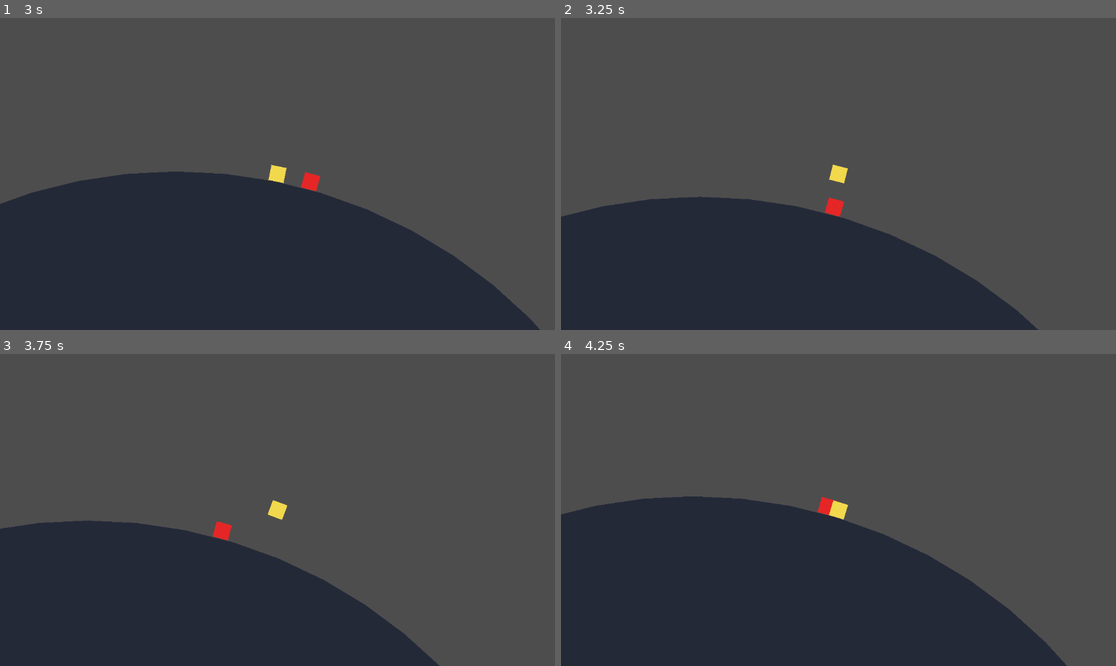
Above: before the commit, frames 1-4 (two rows, left to right).
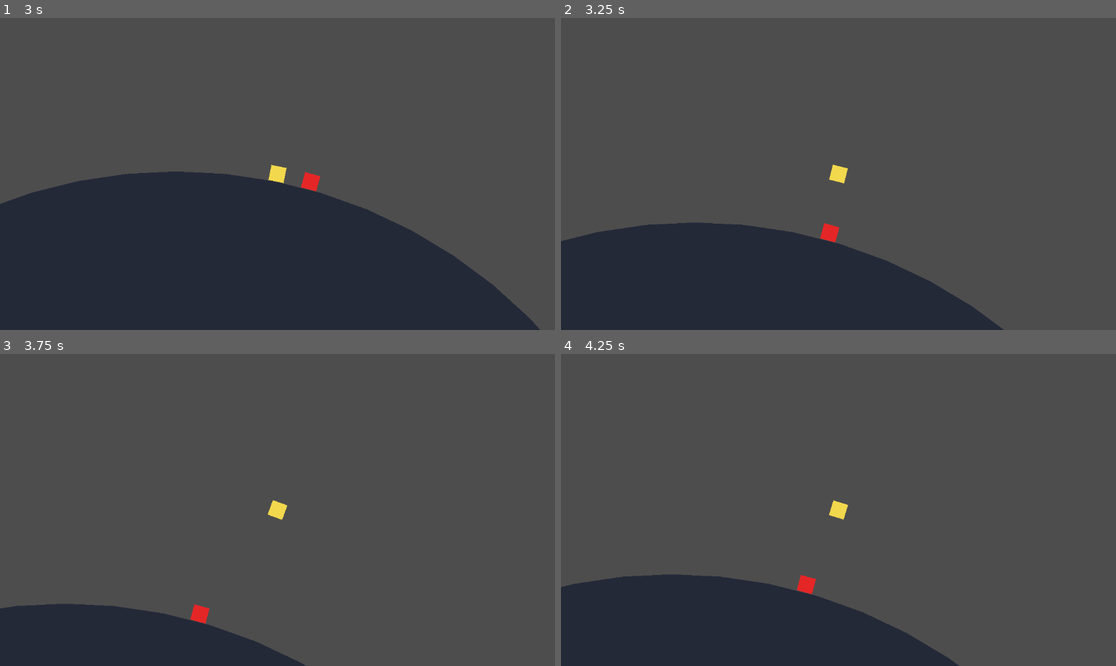
Above: after the commit, the same moments.

Repository: nikita-leonov/gravity
Game: Godot game, scene res://scenes/main.tscn
Same seed, same stepped clock (60 frames per second), same inputs: the game is played once before the commit and once after it.
Inputs:
- Up to frame 1 (3 s): tap Enter (ui_accept) at 0.5, 0.77, 1.52 s; hold Right (ui_right) 0.53-1.28 s; hold Left (ui_left) 1.28-2.03 s; hold Right (ui_right) from 2.03 s (still down)
- Up to frame 2 (3.25 s): keep holding Right (ui_right); tap Enter (ui_accept) at 3.02 s
- Up to frame 3 (3.75 s): release Right (ui_right) at 3.53 s; hold Left (ui_left) from 3.53 s (still down)
- Up to frame 4 (4.25 s): keep holding Left (ui_left); tap Enter (ui_accept) at 3.77 s

Frame 1 is identical in both runs. In frame 2, 7.2% of the frame differs, in the area x 0-86%, y 47-100%; in frame 3, 20%; in frame 4, 22%, in the area x 0-92%, y 45-100%.

Commit message:
Refine jump alignment targeting

Diff:
--- a/scripts/player.gd
+++ b/scripts/player.gd
@@ -103,7 +103,9 @@
 
 func _get_jump_solution(direction_to_center: Vector2) -> Dictionary:
 	var jump_direction = -direction_to_center
+	var jump_reference = jump_direction
 	var best_dot = cos(max_target_angle)
+	var best_alignment = -1.0
 	var target_center = Vector2.ZERO
 	var has_target = false
 
@@ -117,19 +119,19 @@
 		if to_body.length() <= 0.0:
 			continue
 		var candidate_direction = to_body.normalized()
-		var alignment = candidate_direction.dot(jump_direction)
+		var alignment = candidate_direction.dot(jump_reference)
 		if alignment > best_dot:
 			best_dot = alignment
+			best_alignment = alignment
 			jump_direction = candidate_direction
 			target_center = center
 			has_target = true
 
 	var aligned = false
 	if has_target:
-		var from_planet = (global_position - planet_center).normalized()
-		var from_satellite = (global_position - target_center).normalized()
-		var alignment_score = from_planet.dot(from_satellite)
-		aligned = alignment_score >= cos(aligned_jump_angle)
+		if best_alignment < 0.0:
+			best_alignment = jump_direction.dot(jump_reference)
+		aligned = best_alignment >= cos(aligned_jump_angle)
 
 	return {
 		"direction": jump_direction,
